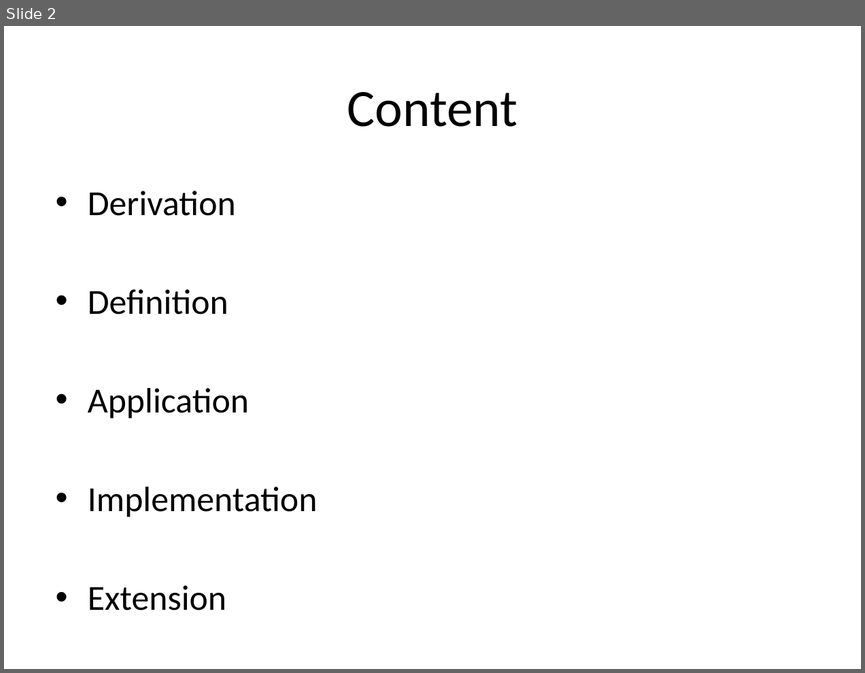
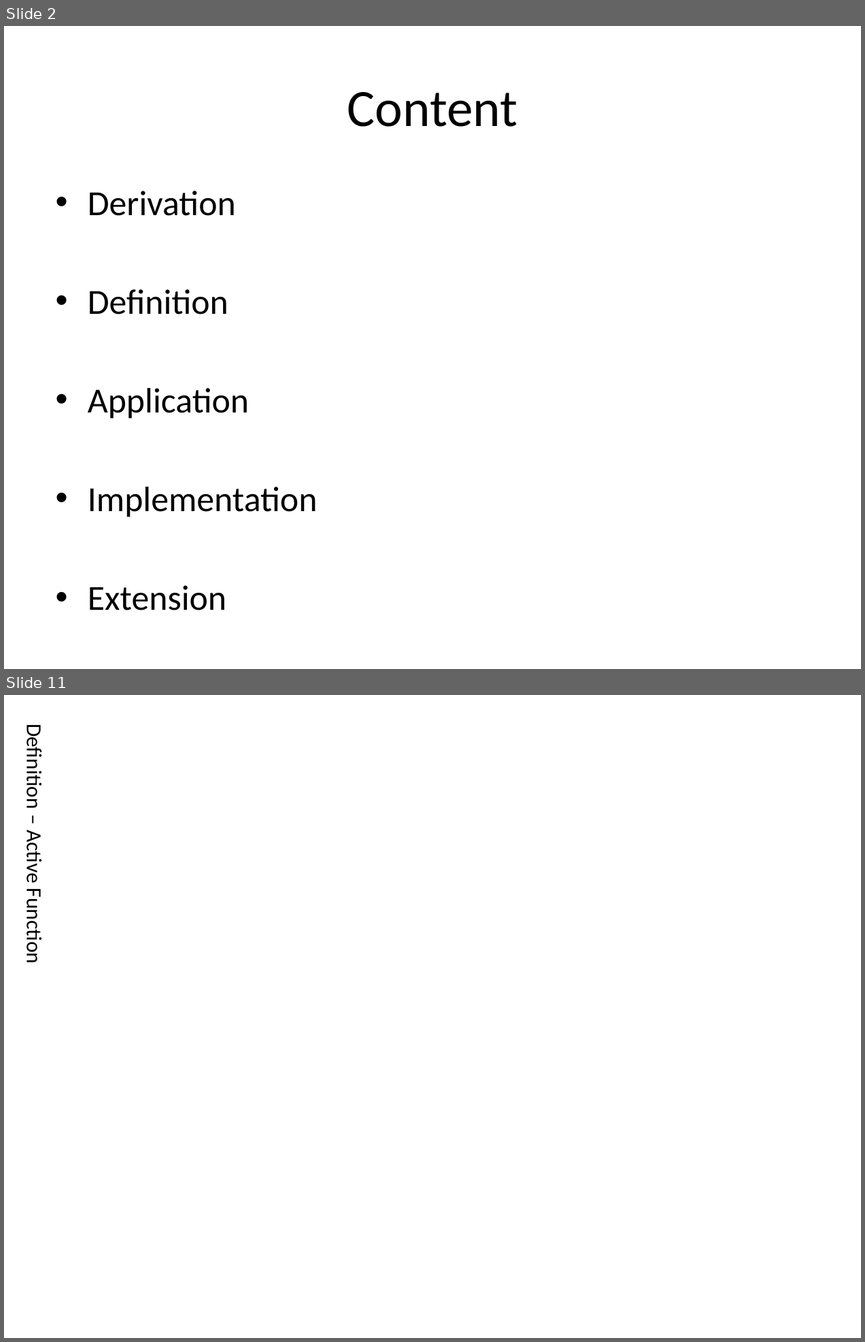
Before and after one commit to pl8787/exp_caffe, a slide deck: doc/Convolutional Neural Network.pptx. Shown one above the other, each under a label of ours: slide 2 before the commit, slides 2 and 11 after it; the slides between them are not shown. The pictures are 865x673 and 865x1342 pixels, drawn with LibreOffice and Linux fonts; fonts in the diff are those of the drawing. Boxes give left, top, right and bottom in pixels: in the first picture for what was removed or moved away, otherwise in the second. Text is boxed around its words. In the diff, an @@ line names an element or a change of style, - is before the commit and + after.

```diff
--- a/doc/Convolutional Neural Network.pptx
+++ b/doc/Convolutional Neural Network.pptx
@@ slide 11 added at box(4, 695, 861, 1338), background #FFFFFF @@
@@ text added at box(21, 732, 47, 962), 18 pt, text #000000 @@
+Definition – Active Function
```
Also in this commit, not shown: 3 other slides changed, 14 other slides added, 1 other file.
